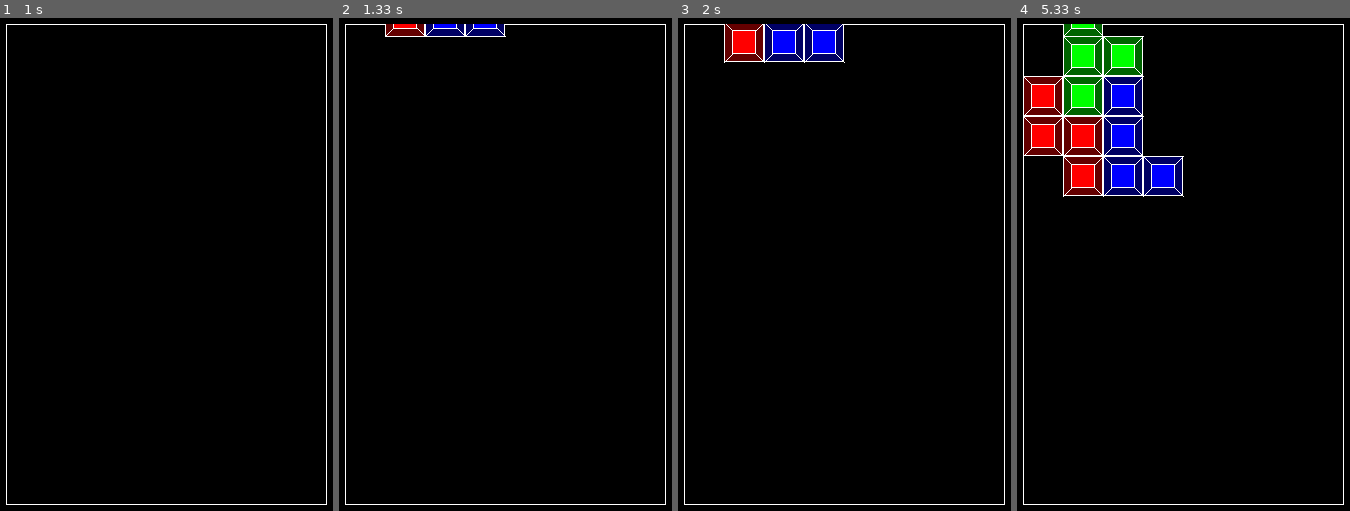
Above: before the commit, frames 1-4 (left to right).
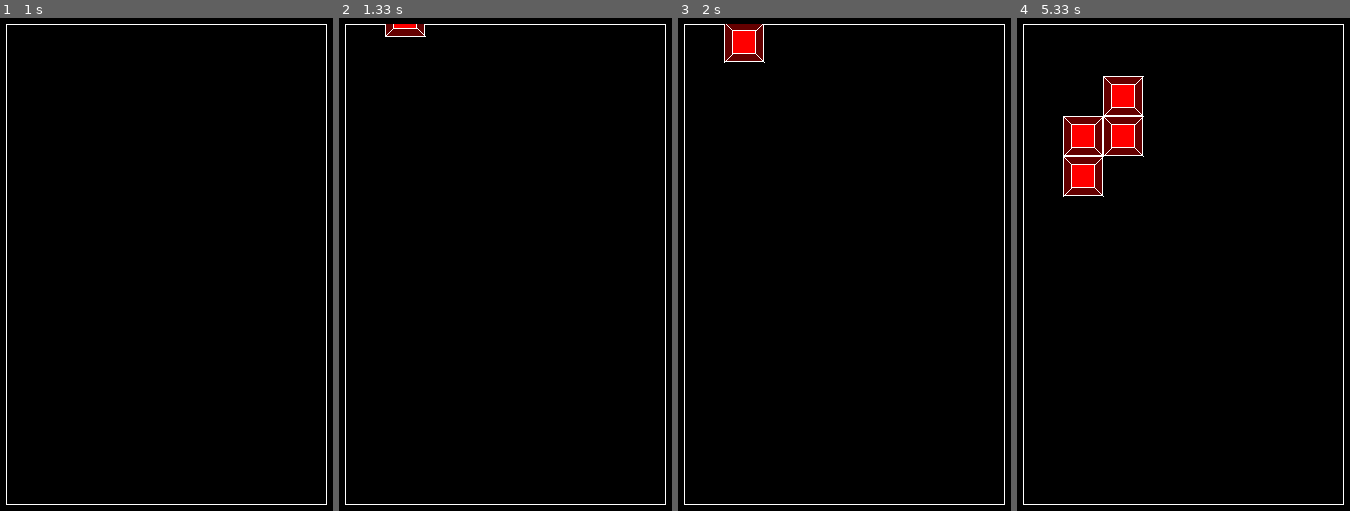
Above: after the commit, the same moments.

Repository: AlekseyKokovin/pygame-project
Game: pygame game, started from main.py
Same seed, same stepped clock (60 frames per second), same inputs: the game is played once before the commit and once after it.
Inputs:
- Up to frame 1 (1 s): no input
- Up to frame 2 (1.33 s): no input
- Up to frame 3 (2 s): no input
- Up to frame 4 (5.33 s): no input

Frame 1 is identical in both runs. In frame 2, 0.6% of the frame differs, in the area x 25-51%, y 1-4%; in frame 3, 1.8%; in frame 4, 8.7%, in the area x 2-51%, y 1-37%.

Commit message:
доработка класса блоков

Diff:
--- a/main.py
+++ b/main.py
@@ -2,30 +2,57 @@
 import random
 
 
-class create_figure:
+class figure:
 
     def __init__(self, color, x, y, type):
+        self.figure_blocks = []
         self.color = color
         self.form = figures_type[type]
         self.figure = []
         self.can_move = True
-        for block_x, block_y in self.form:
-            block = blocks(block_x + x, block_y + y, color, self.can_move)
-            self.figure.append(block)
-            all_blocks.append(block)
+        self.can_rotate = True
+        for i in self.form:
+            fig = []
+            for j in i:
+                if j != 0:
+                    block = blocks(i.index(j) + x, self.form.index(i) + y, color, self.can_move)
+                    fig.append(block)
+                    all_blocks.append(block)
+                    self.figure_blocks.append(block)
+                else:
+                    fig.append(0)
+            self.figure.append(fig)
+        self.the_lowerest = self.figure_blocks[-1]
 
     def update(self):
-        # if self.y + self.height <= 10 + board.height * board.cell_size
-        #     self.can_move = False
-        #     for elem in self.figure:
-        #         elem.can_move = self.can_move
-        pass
+        for block in self.figure_blocks:
+            block.update()
+        if self.the_lowerest.y + board.cell_size >= (board.height * board.cell_size) + 10:
+            for i in self.figure:
+                for j in i:
+                    if j != 0:
+                        j.can_move = False
+            self.can_move = False
 
     def rotate_left(self):
-        pass
+        for i in range(3):
+            self.rotate_right()
 
     def rotate_right(self):
-        pass
+        if self.can_rotate:
+            self.figure = list(zip(*self.figure[::-1]))
+
+    def left(self):
+        for i in self.figure:
+            for j in i:
+                if j != 0:
+                    j.change_block_pos(-1, 0)
+
+    def right(self):
+        for i in self.figure:
+            for j in i:
+                if j != 0:
+                    j.change_block_pos(1, 0)
 
 
 class blocks:
@@ -45,13 +72,17 @@
         if self.can_move:
             self.y += self.speed * self.clock.tick() / 1000
 
+    def change_block_pos(self, x, y):
+        self.y += y * self.height
+        self.x += x * self.width
+
 
 class Board:
 
     def __init__(self, width, height):
         self.width = width
         self.height = height
-        self.board = [[0] * width for _ in range(height)]
+        self.board = [[0 for _ in range(width)] for _ in range(height)]
         self.left = 100
         self.top = 10
         self.cell_size = 40
@@ -93,17 +124,19 @@
           'red': ((100, 0, 0), (255, 0, 0))}
 
 figures_type = {
-    't': [(0, 0), (0, 1), (0, 2), (1, 1)],
-    'i': [(0, 0), (0, 1), (0, 2), (0, 3)],
-    'z': [(0, 0), (0, 1), (1, 1), (1, 2)],
-    'l': [(0, 0), (0, 1), (0, 2), (1, 2)],
-    'o': [(0, 0), (0, 1), (1, 0), (1, 1)]
+    't': [(0, 0, 0), (1, 2, 3), (0, 1, 0)],
+    'i': [(0, 1, 0), (0, 1, 0), (0, 1, 0)],
+    'z': [(0, 0, 1), (0, 1, 2), (0, 1, 0)],
+    'l': [(0, 1, 0), (0, 1, 0), (0, 1, 2)],
+    'o': [(0, 1, 2), (0, 1, 2), (0, 0, 0)]
 }
 
+figures = []
 all_blocks = []
-create_figure(random.choice(['blue', 'green', 'red']), 0, 0, 'z')
-create_figure(random.choice(['blue', 'green', 'red']), 1, -2, 't')
-create_figure(random.choice(['blue', 'green', 'red']), 2, 0, 'l')
+
+a = figure(random.choice(['blue', 'green', 'red']), 0, 0, 'z')
+figures.append(a)
+
 running = True
 while running:
     for event in pygame.event.get():
@@ -111,6 +144,6 @@
             running = False
     screen.fill('black')
     board.render(screen)
-    for elem in all_blocks:
+    for elem in figures:
         elem.update()
     pygame.display.flip()
